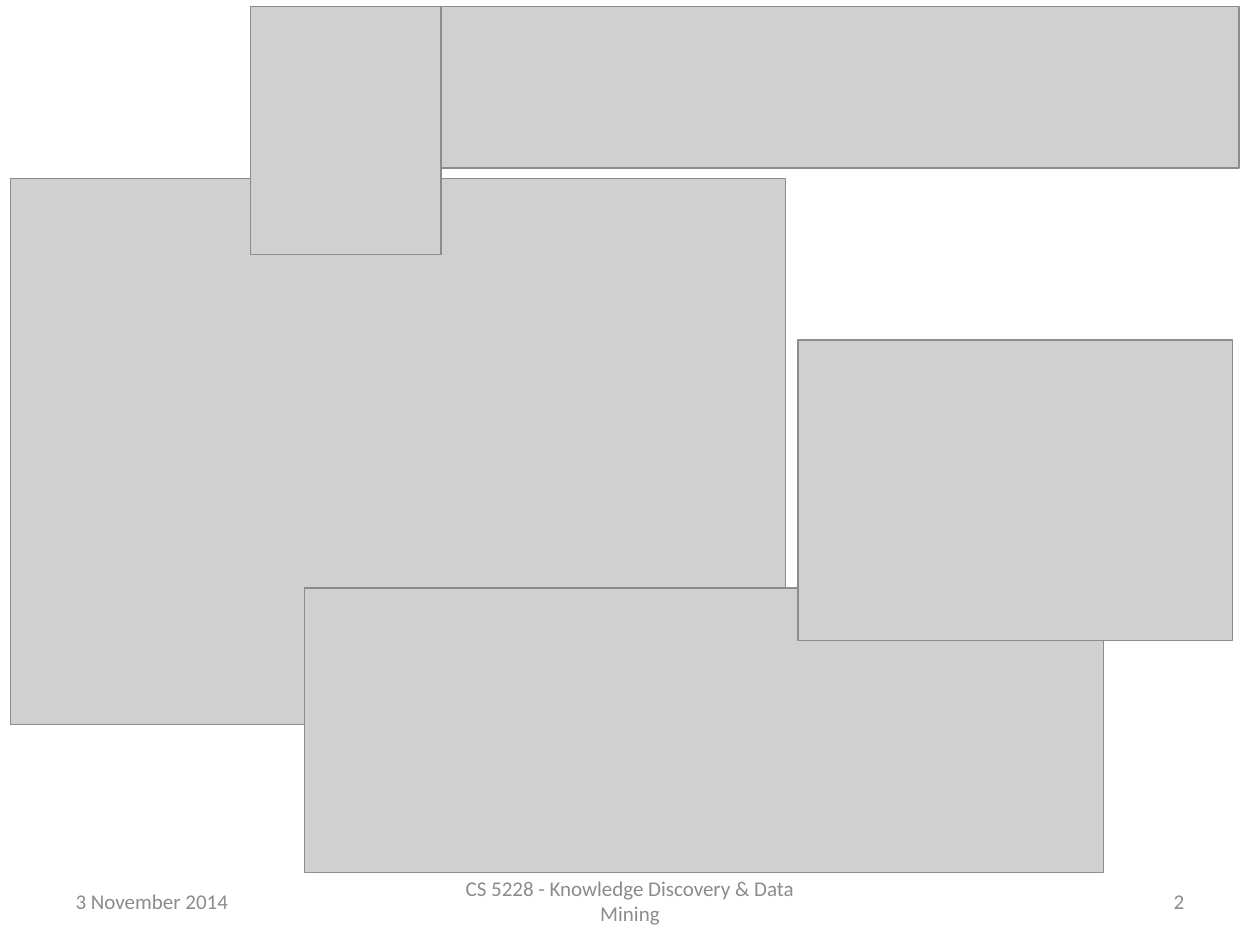
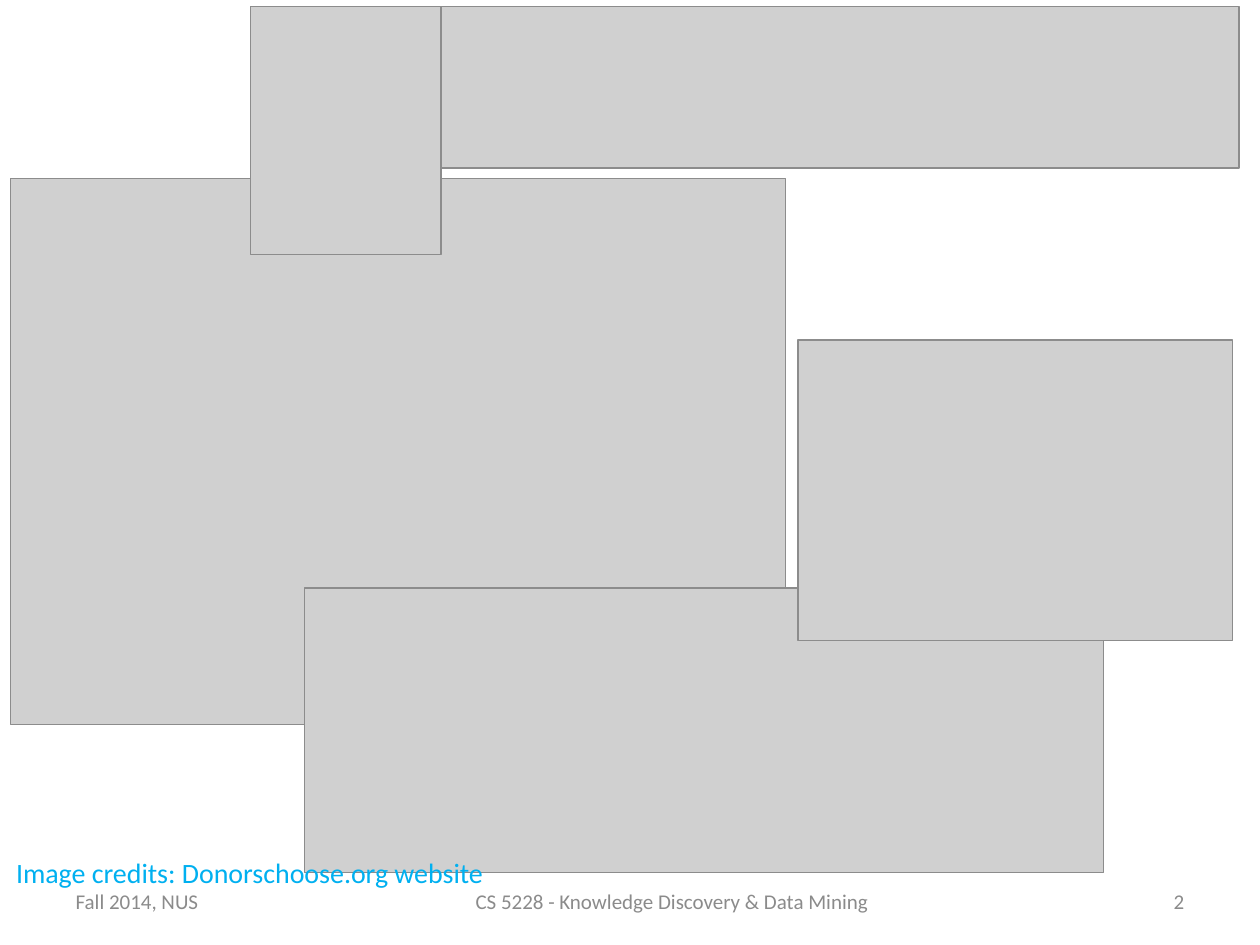
Before and after one commit to raymondhs/Panda-Delights, a slide deck: slide 2 of doc/2014_Nov_04.pptx. Drawn at 1260x945 pixels with LibreOffice and Linux fonts; fonts in the diff are those of the drawing; grey boxes stand for pictures. Boxes give left, top, right and bottom in pixels: in the first picture for what was removed or moved away, otherwise in the second. Text is boxed around its words. In the diff, an @@ line names an element or a change of style, - is before the commit and + after.

```diff
--- a/doc/2014_Nov_04.pptx
+++ b/doc/2014_Nov_04.pptx
@@ text added at bbox=[16, 860, 482, 890], 16 pt, text #00B0F0 @@
+Image credits: Donorschoose.org website
@@ text at bbox=[76, 894, 198, 912]: text changed @@
-3 November 2014
+Fall 2014, NUS
@@ text "CS 5228 - Knowledge Discovery ..." rewrapped from bbox=[466, 881, 794, 925] to bbox=[476, 894, 867, 913] @@
```
Also in this commit, not shown: 26 other slides changed.
